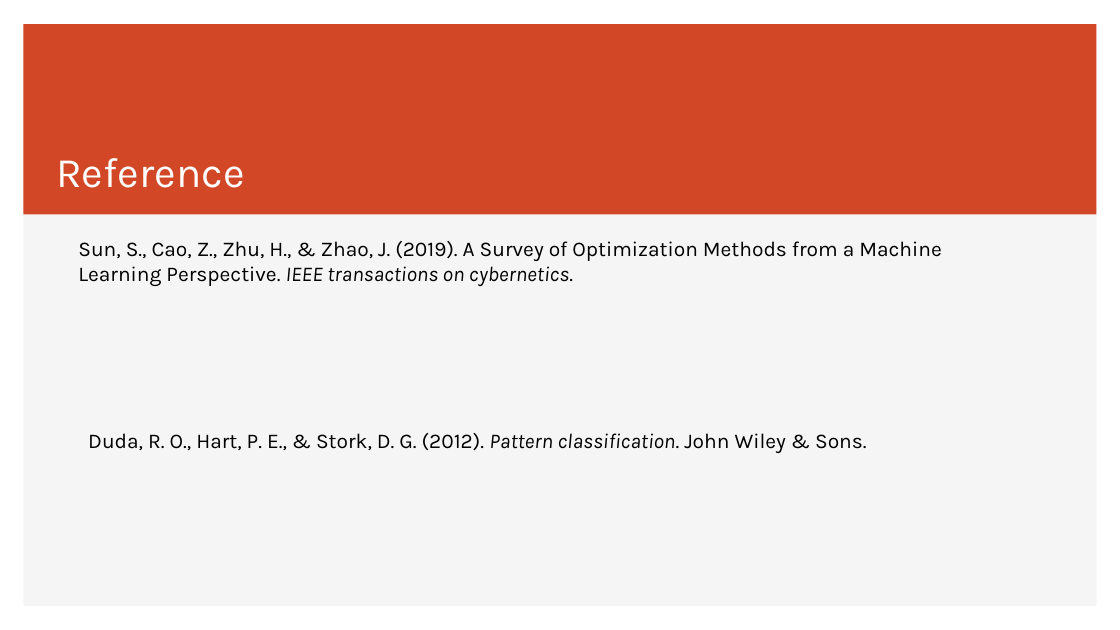
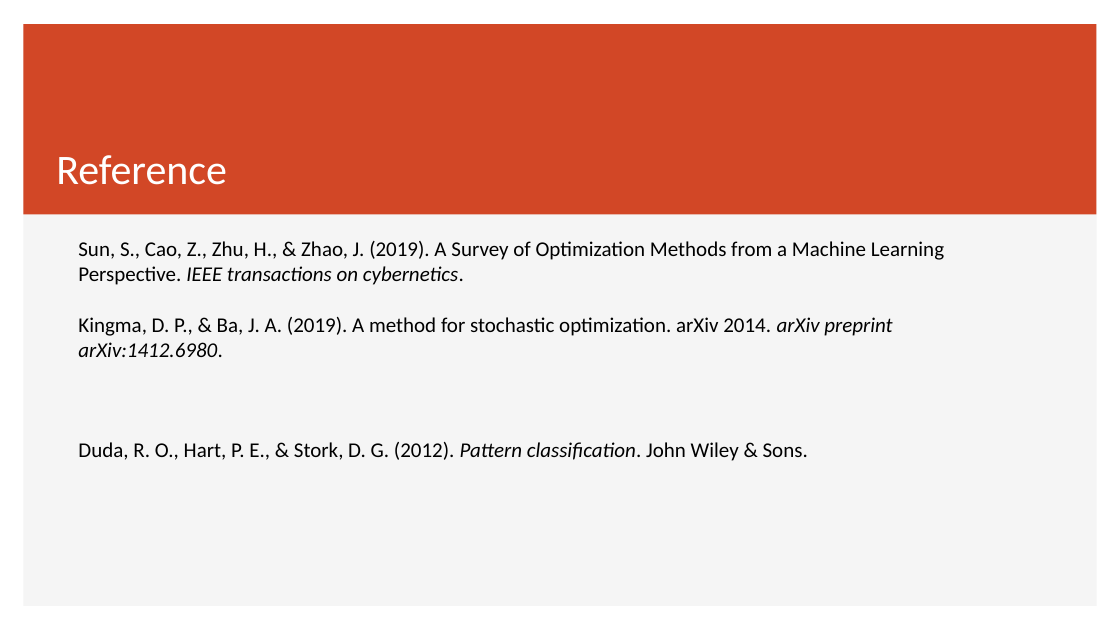
Before and after one commit to JiadaoZ22/Writings, a slide deck: slide 12 of IUPUI/ECE662/submission1_optimization.pptx (slide 8 before the commit). Drawn at 1120x630 pixels with LibreOffice and Linux fonts; fonts in the diff are those of the drawing. Boxes give left, top, right and bottom in pixels: in the first picture for what was removed or moved away, otherwise in the second. Text is boxed around its words. In the diff, an @@ line names an element or a change of style, - is before the commit and + after.

Commit message:
2.18

```diff
--- a/IUPUI/ECE662/submission1_optimization.pptx
+++ b/IUPUI/ECE662/submission1_optimization.pptx
@@ title "Reference" at [56, 155, 227, 185]: font Karla to Calibri; line spacing 1 to 0.9; vertical alignment bottom to middle @@
@@ text at [78, 241, 944, 285]: font Karla to Calibri in "Sun, S., Cao, Z., Zhu, H., & ..." @@
@@ text at [78, 317, 892, 357]: paragraph added @@
+Kingma, D. P., & Ba, J. A. (2019). A method for stochastic optimization. arXiv 2014. arXiv preprint arXiv:1412.6980.
@@ text "Duda, R. O., Hart, P. ...": place and size @@
-text "Duda, R. O., Hart, P. ..." at [88, 433, 867, 453]
+text "Duda, R. O., Hart, P. ..." at [78, 442, 808, 461]
@@ text "Duda, R. O., Hart, P. ..." at [78, 442, 808, 461]: font Karla to Calibri @@
```
Also in this commit, not shown: 3 other slides changed, 8 slides added, 4 slides removed.
